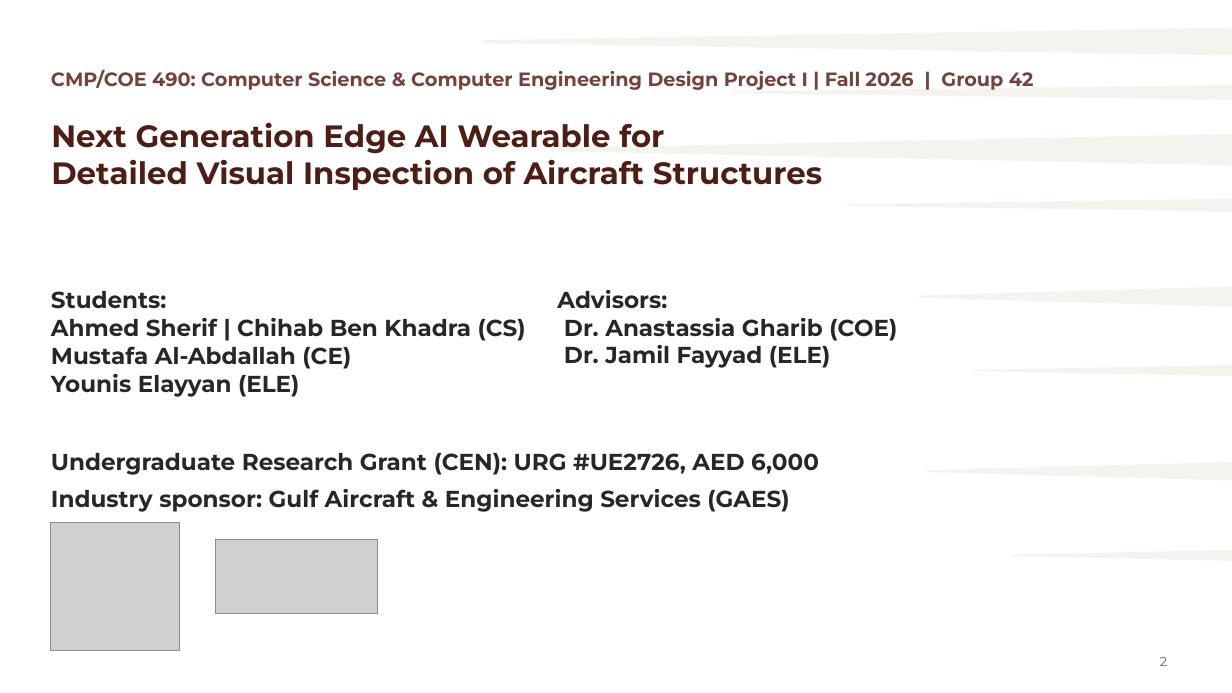
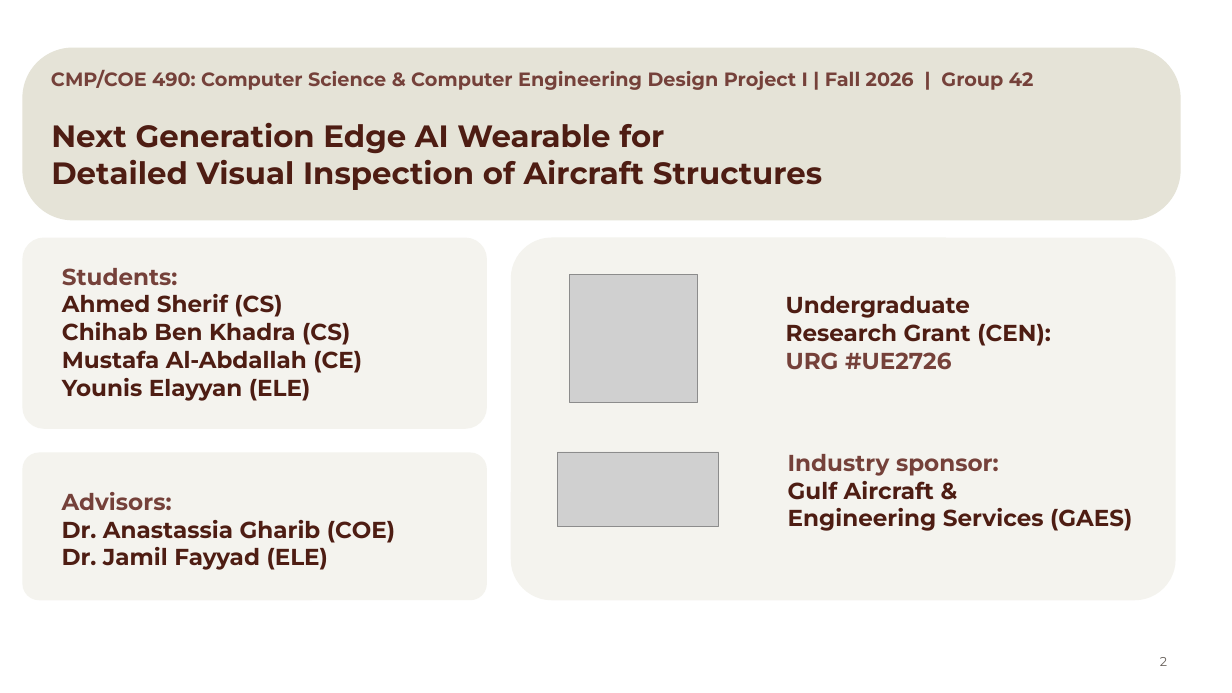
Before and after one commit to MASAR-AUS/SAQR, a slide deck: slide 2 of SAQR CMP490 Presentation.pptx. Drawn at 1232x693 pixels with LibreOffice and Linux fonts; fonts in the diff are those of the drawing; grey boxes stand for pictures. Boxes give left, top, right and bottom in pixels: in the first picture for what was removed or moved away, otherwise in the second. Text is boxed around its words. In the diff, an @@ line names an element or a change of style, - is before the commit and + after.

```diff
--- a/SAQR CMP490 Presentation.pptx
+++ b/SAQR CMP490 Presentation.pptx
@@ freeform shape removed at box(483, 28, 1232, 55) @@
@@ rounded rectangle added at box(22, 47, 1181, 220), fill #E5E3D7 @@
@@ freeform shape removed at box(733, 85, 1232, 100) @@
@@ freeform shape removed at box(557, 134, 1232, 165) @@
@@ freeform shape removed at box(844, 199, 1232, 212) @@
@@ rounded rectangle added at box(22, 238, 487, 429), fill #F4F3EE @@
@@ rounded rectangle added at box(511, 238, 1177, 601), fill #F4F3EE @@
@@ text at box(62, 268, 362, 401): text colour #272727 to #75413A in "Students:"; text colour #272727 to #4E1D13 in "Mustafa Al-Abdallah (CE)", "Younis Elayyan (ELE)" @@
@@ text "Students:": place and size @@
-text "Students:" at box(51, 291, 526, 397)
+text "Students:" at box(62, 268, 362, 401)
@@ text at box(62, 294, 350, 345): text changed; text colour #272727 to #4E1D13 @@
-Ahmed Sherif | Chihab Ben Khadra (CS)
+Ahmed Sherif (CS)
+Chihab Ben Khadra (CS)
@@ picture added at box(569, 274, 698, 403) @@
@@ text at box(786, 296, 1051, 370): text changed; text colour #272727 to #4E1D13 @@
-Undergraduate Research Grant (CEN): URG #UE2726, AED 6,000
+Undergraduate Research Grant (CEN):
+URG #UE2726
@@ freeform shape removed at box(918, 287, 1232, 307) @@
@@ freeform shape removed at box(973, 365, 1232, 376) @@
@@ rounded rectangle added at box(22, 453, 487, 601), fill #F4F3EE @@
@@ picture: place and size @@
-picture at box(215, 540, 377, 614)
+picture at box(557, 452, 719, 526)
@@ text at box(788, 454, 1132, 531): text changed; text colour #272727 to #4E1D13 @@
-Industry sponsor: Gulf Aircraft & Engineering Services (GAES)
+Industry sponsor:
+Gulf Aircraft &
+Engineering Services (GAES)
@@ freeform shape removed at box(927, 462, 1232, 481) @@
@@ text "Advisors:": place and size @@
-text "Advisors:" at box(557, 290, 897, 368)
+text "Advisors:" at box(62, 492, 395, 570)
@@ text "Advisors:" at box(62, 492, 395, 570): text colour #272727 to #75413A in "Advisors:"; text colour #272727 to #4E1D13 in "Dr. Anastassia Gharib (COE)", "Dr. Jamil Fayyad (ELE)" @@
@@ picture removed at box(51, 522, 179, 651) @@
@@ freeform shape removed at box(1010, 550, 1232, 561) @@
```
Also in this commit, not shown: 3 other slides changed, 3 slides removed.
